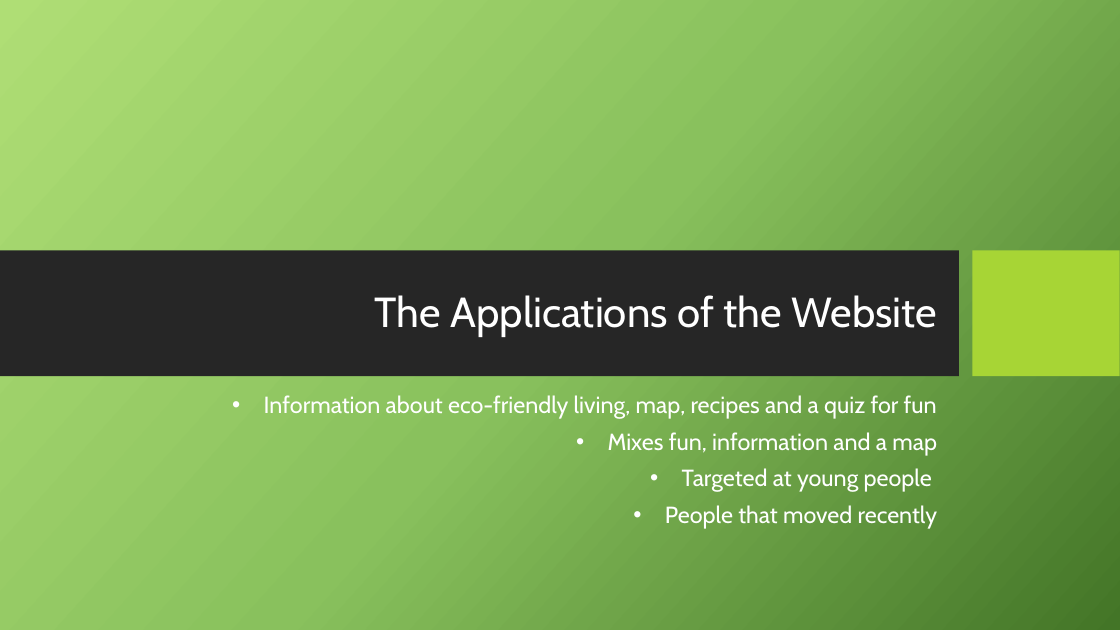
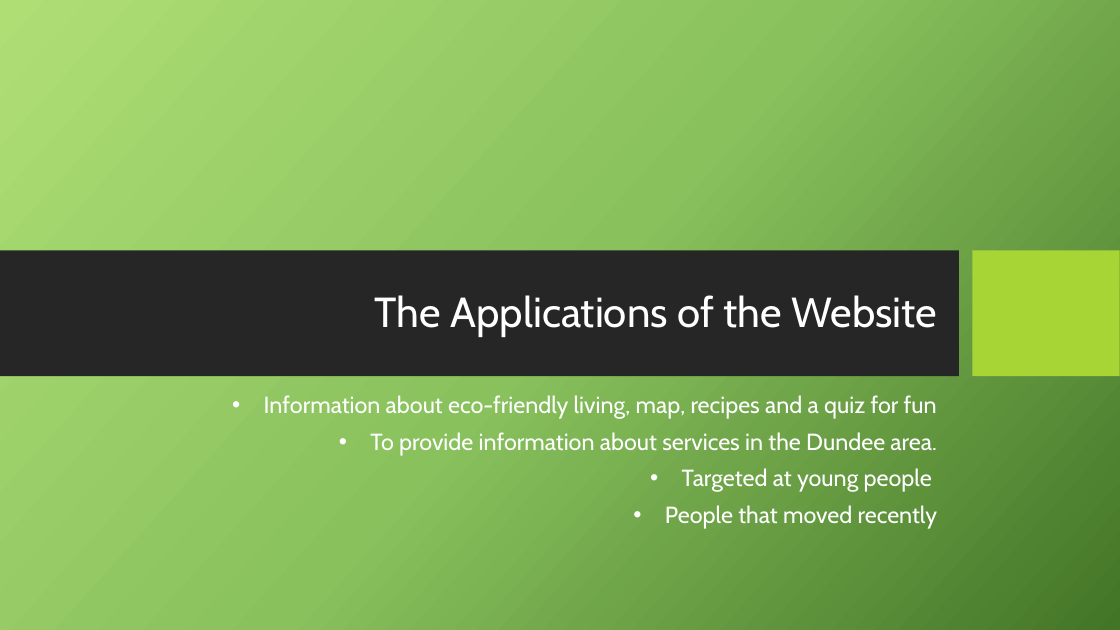
Before and after one commit to jweir211/LittleGreenWebApp, a slide deck: slide 2 of The Little Green Web App - Copy.pptx. Drawn at 1120x630 pixels with LibreOffice and Linux fonts; fonts in the diff are those of the drawing; background and template pictures are left out. Boxes give left, top, right and bottom in pixels: in the first picture for what was removed or moved away, otherwise in the second. Text is boxed around its words. In the diff, an @@ line names an element or a change of style, - is before the commit and + after.

```diff
--- a/The Little Green Web App - Copy.pptx
+++ b/The Little Green Web App - Copy.pptx
@@ text at box(370, 432, 936, 455): text changed @@
-• Mixes fun, information and a map
+• To provide information about services in the Dundee area.
```
Also in this commit, not shown: 1 other slide changed, 2 slides added, 2 slides removed.
